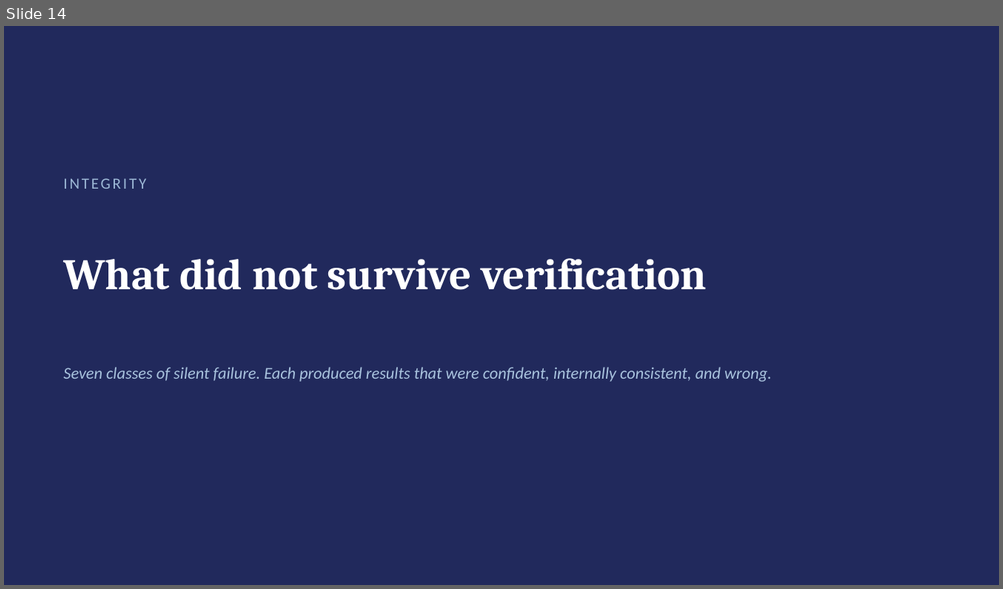
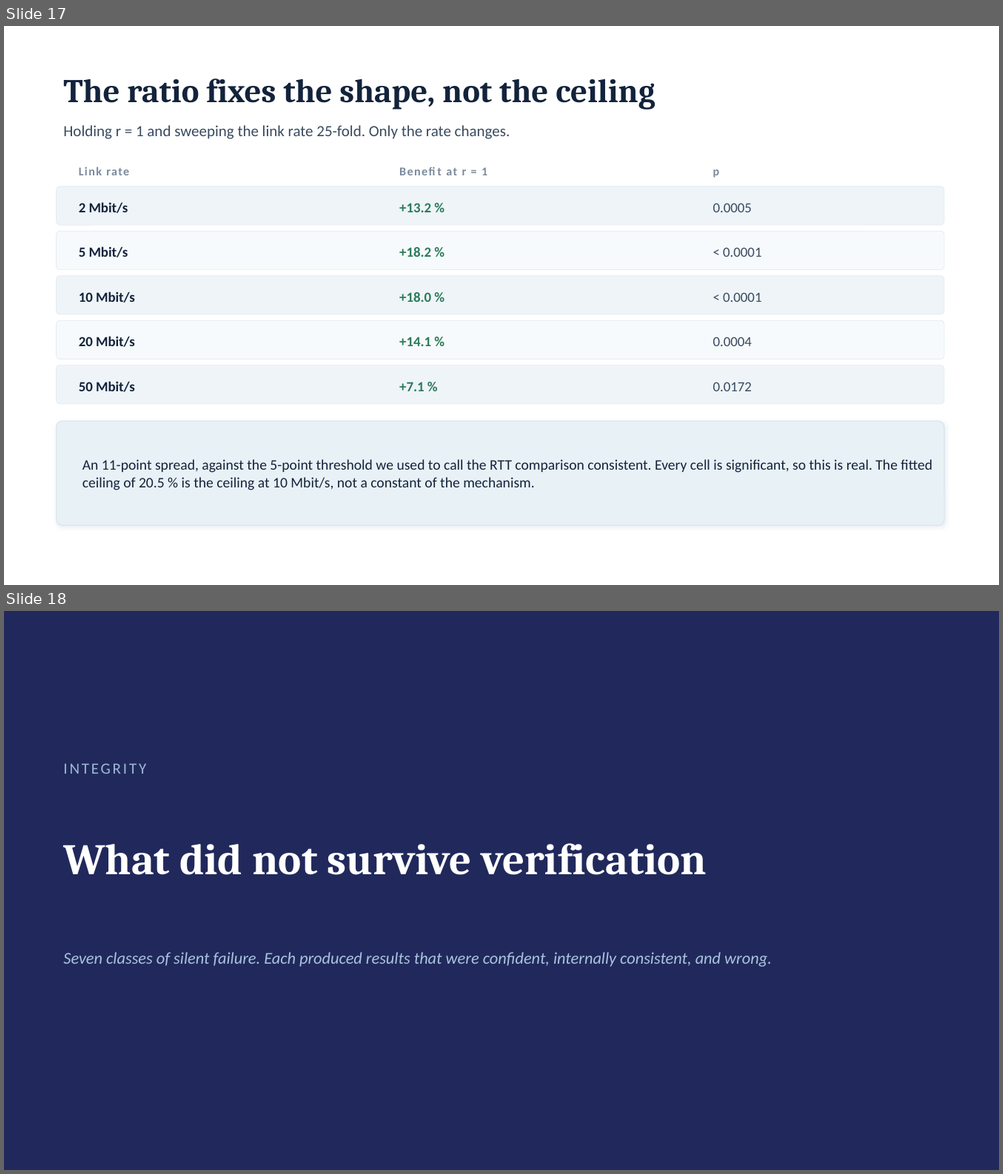
Before and after one commit to Amritha902/ccn-linux-qdisc-study, a slide deck: deck/ACAPE_2026.pptx. Shown one above the other, each under a label of ours: slide 14 before the commit, slides 17 and 18 after it. The pictures are 1003x589 and 1003x1174 pixels, drawn with LibreOffice and Linux fonts; fonts in the diff are those of the drawing. Boxes give left, top, right and bottom in pixels: in the first picture for what was removed or moved away, otherwise in the second. Text is boxed around its words. In the diff, an @@ line names an element or a change of style, - is before the commit and + after.

```diff
--- a/deck/ACAPE_2026.pptx
+++ b/deck/ACAPE_2026.pptx
@@ slide 17 added at (4,26,999,585), background #FFFFFF @@
@@ text added at (63,79,654,110), 32 pt, text #13233B, bold @@
+The ratio fixes the shape, not the ceiling
@@ text added at (63,125,510,139), 15 pt, text #3A4A5F @@
+Holding r = 1 and sweeping the link rate 25-fold. Only the rate changes.
@@ text added at (79,167,129,175), 11.5 pt, text #7B8A9C, bold @@
+Link rate
@@ text added at (446,167,487,175), 11.5 pt, text #7B8A9C, bold @@
+Benefit at r = 1
@@ text added at (713,170,720,178), 11.5 pt, text #7B8A9C, bold @@
+p
@@ rounded rectangle added at (57,187,944,225), fill #EEF4F8, outline #E2ECF2 0.5 pt @@
@@ text added at (79,202,128,213), 13.5 pt, text #13233B, bold @@
+2 Mbit/s
@@ text added at (399,203,431,212), 13.5 pt, text #2C7A5A, bold @@
++13.2 %
@@ text added at (713,204,751,212), 13.5 pt, text #3A4A5F @@
+0.0005
@@ rounded rectangle added at (57,231,944,270), fill #F6FAFC, outline #E2ECF2 0.5 pt @@
@@ text added at (79,247,128,258), 13.5 pt, text #13233B, bold @@
+5 Mbit/s
@@ text added at (399,247,431,257), 13.5 pt, text #2C7A5A, bold @@
++18.2 %
@@ text added at (723,247,761,257), 13.5 pt, text #3A4A5F @@
+< 0.0001
@@ rounded rectangle added at (57,276,944,315), fill #EEF4F8, outline #E2ECF2 0.5 pt @@
@@ text added at (79,292,135,303), 13.5 pt, text #13233B, bold @@
+10 Mbit/s
@@ text added at (399,292,431,302), 13.5 pt, text #2C7A5A, bold @@
++18.0 %
@@ text added at (723,293,761,302), 13.5 pt, text #3A4A5F @@
+< 0.0001
@@ rounded rectangle added at (57,321,944,360), fill #F6FAFC, outline #E2ECF2 0.5 pt @@
@@ text added at (79,336,135,347), 13.5 pt, text #13233B, bold @@
+20 Mbit/s
@@ text added at (399,337,431,346), 13.5 pt, text #2C7A5A, bold @@
++14.1 %
@@ text added at (713,337,751,346), 13.5 pt, text #3A4A5F @@
+0.0004
@@ rounded rectangle added at (57,366,944,404), fill #EEF4F8, outline #E2ECF2 0.5 pt @@
@@ text added at (79,381,135,392), 13.5 pt, text #13233B, bold @@
+50 Mbit/s
@@ text added at (399,382,424,392), 13.5 pt, text #2C7A5A, bold @@
++7.1 %
@@ text added at (713,383,751,392), 13.5 pt, text #3A4A5F @@
+0.0172
@@ rounded rectangle added at (57,421,944,526), fill #E8F1F6, outline #D8E4EC 0.75 pt @@
@@ text added at (82,460,932,491), 14 pt, text #13233B @@
+An 11-point spread, against the 5-point threshold we used to call the RTT comparison consistent. Every cell is significant, so this is real. The fitted ceiling of 20.5 % is the ceiling at 10 Mbit/s, not a constant of the mechanism.
@@ what was slide 14 is now slide 18 @@
```
Also in this commit, not shown: 2 slides changed, 4 other slides added, 1 slide removed, 3 other files.
